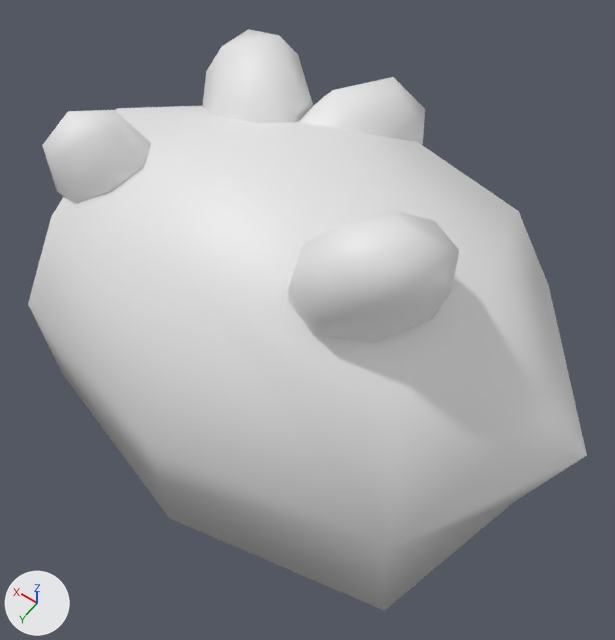
The glTF model ASSETS/MODELS/BUISSON.glb, before and after one commit.
Camera for both pictures: a 50 mm lens placed at (-1.59, 2.14, 3.19), pointed at (-0.15, 0.12, 0.02). The axes (+X, +Y, +Z) are drawn at lower left. The lights are the same throughout. The first picture is the older version. Where no turn or scale is listed for an object, it has been applied to the vertices. Vertices at exactly the same position are counted once.
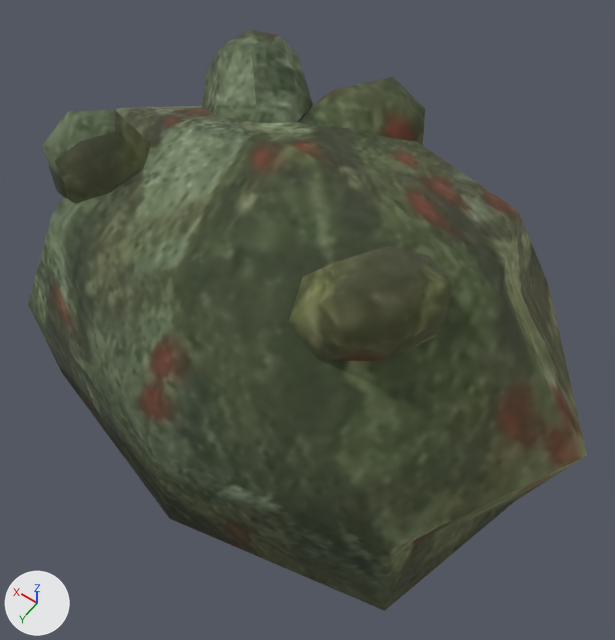
The newer file is also rescaled (x0.62) as a whole; pictures and numbers use the older file's frame.

Changed parts and their boxes (x1, y1, x2, y2) in the pictures (615 x 640 px; the box of a moved part takes in the faces that stretch with it):
```json
{"object": "Cube.003", "change": "recoloured, reshaped, surface changed", "before": [28, 29, 587, 611], "after": [28, 29, 587, 611], "on screen": "white to green"}
{"part": 1, "of": "me_cube_015", "change": "moved or reshaped", "before": [288, 210, 460, 342], "after": [289, 246, 453, 362]}
{"part": 2, "of": "me_cube_015", "change": "moved or reshaped", "before": [191, 149, 587, 549], "after": [191, 149, 587, 549]}
{"part": 3, "of": "me_cube_015", "change": "surface changed", "before": [28, 29, 587, 611], "after": [28, 29, 587, 611], "on screen": "white to green"}
```

Edits to the scene script, one JSON object a line:
```json
{"op": "add", "block": "img_feuillage", "code": ["img_feuillage = load_image('feuillage', '_unpacked/feuillage', 1024, 1024, 'sRGB')"]}
{"op": "add", "block": "mat_feuillage", "code": ["mat_feuillage = principled_material('feuillage')", "mat_feuillage.texture = img_feuillage  # with its transparency", "mat_feuillage.roughness = 1.0"]}
{"block": "me_cube_015", "where": "# used by ob_cube_003; location = (0.0, 0.0, 0.0)"}
{"op": "remove", "block": "me_cube_015", "code": "me_cube_015.from_pydata(...)  # 130 vertices, 240 faces; spans x -1.52..1.4, y -1.07..1.06, z -0.87..1.14"}
{"op": "add", "block": "me_cube_015", "code": "me_cube_015.from_pydata(...)  # 130 vertices, 240 faces; spans x -1.52..1.4, y -1.07..1.06, z -0.87..0.96"}
{"block": "me_cube_015", "change": "me_cube_015 part 1: the loose piece of 26 vertices spanning x -0.88..-0.26, y 0.04..0.6, z 0.41..1.14 is moved by (0.0, 0.0, -0.18)"}
{"block": "me_cube_015", "change": "me_cube_015 part 2"}
{"op": "set", "path": "me_cube_015.vertices[3].co", "old": "(-0.87, 0.68, 0.57)", "new": "(-0.8, 0.57, 0.52)", "note": "pixel (380, 419) -> pixel (378, 393)"}
{"op": "set", "path": "me_cube_015.vertices[10].co", "old": "(-0.95, 0.0, 0.69)", "new": "(-0.96, -0.01, 0.65)", "note": "pixel (496, 288) -> pixel (496, 294)"}
{"block": "me_cube_015", "change": "me_cube_015 part 3: texture (UV) coordinates of 240 of 240 faces, centred in x -1.3..1.21, y -0.95..0.99, z -0.75..1.11, changed; they spanned u 0.13..0.88, v 0.0..1.0 and now span u 0.79..0.99, v 0.19..0.36"}
{"op": "add", "block": "me_cube_015", "code": "me_cube_015.materials.append(mat_feuillage)  # picture img_feuillage"}
```
